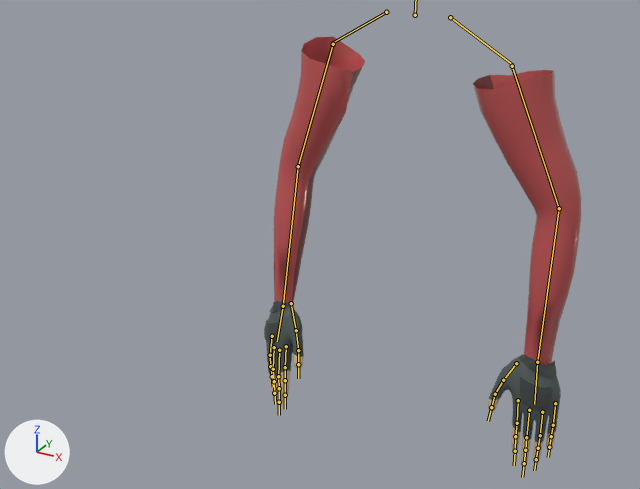
A saved change to the FBX model Assets/Characters/Tactical Guy/anim/Base/Base Landing.fbx.
One viewpoint serves both versions: a 50 mm lens placed at (3.09, -7.46, 7.81), pointed at (-0.17, -1.53, 4.84). The lights are fixed; the arrows at lower left show +X, +Y and +Z. Both versions are drawn at frame 10 of the action 'metarig|Body_Landing'; the numbers are the values there. The bones that bend it are drawn over the model as lines.

In view in the first picture: 'Character Mesh'.
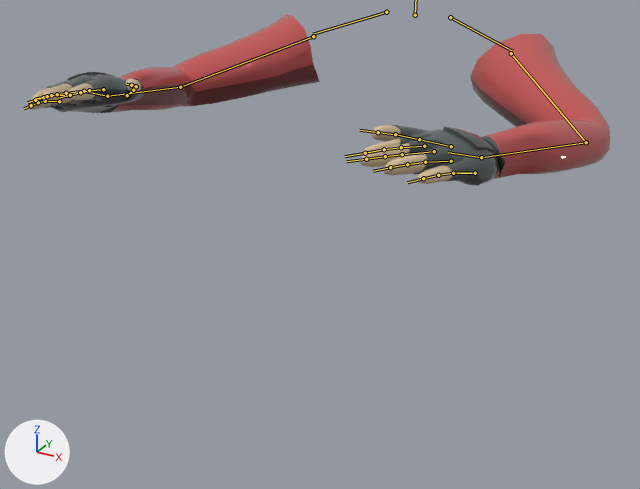
Location of each change, [x1, y1, x2, y2] in pixels of the pictures (640 x 489 px):
'Character Mesh', posed (83% wider, 60% shorter): before [264, 37, 581, 468]; after [28, 14, 610, 185]
bone 'shoulder.L', root to tip: before (450, 17) to (512, 64); after (450, 17) to (512, 51)
bone 'upper_arm.L', root to tip: before (512, 66) to (559, 208); after (511, 53) to (586, 142)
bone 'forearm.L', root to tip: before (559, 208) to (537, 362); after (586, 142) to (481, 157)
bone 'hand.L', root to tip: before (537, 362) to (534, 404); after (481, 157) to (448, 152)
bone 'shoulder.R', root to tip: before (386, 12) to (331, 43); after (386, 12) to (313, 34)
bone 'upper_arm.R', root to tip: before (333, 44) to (298, 166); after (313, 36) to (180, 87)
bone 'forearm.R', root to tip: before (298, 166) to (283, 306); after (180, 87) to (107, 96)
bone 'hand.R', root to tip: before (283, 306) to (277, 341); after (107, 96) to (83, 91)

The edits, one by one:
Bone 'shoulder.L' (bone_shoulder_l) turns from (-1, -12, -7) to (13, -49, -28) degrees about its own x, y and z.
Bone 'upper_arm.L' (bone_upper_arm_l) turns from (-7, 27, -68) to (23, 20, -40) degrees about its own x, y and z.
Bone 'forearm.L' (bone_forearm_l) turns from (11, 9, -18) to (48, 1, -36) degrees about its own x, y and z.
Bone 'hand.L' (bone_hand_l) turns from (12, 60, 20) to (16, 61, 19) degrees about its own x, y and z.
Bone 'shoulder.R' (bone_shoulder_r) turns from (-3, -16, -10) to (9, 44, 21) degrees about its own x, y and z.
Bone 'upper_arm.R' (bone_upper_arm_r) turns from (33, -13, 60) to (32, -18, 40) degrees about its own x, y and z.
Bone 'forearm.R' (bone_forearm_r) turns from (8, 5, 13) to (50, 1, 39) degrees about its own x, y and z.
Bone 'hand.R' (bone_hand_r) turns from (14, -54, -13) to (16, -60, -17) degrees about its own x, y and z.
